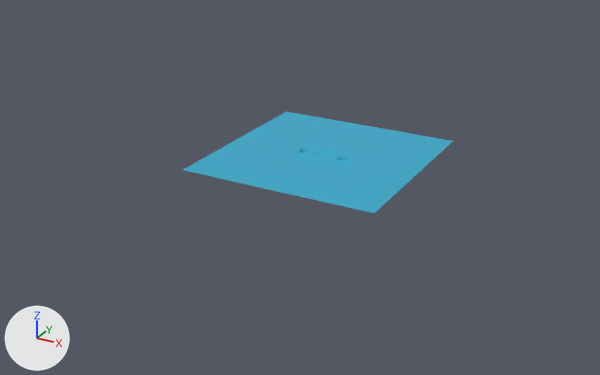
Before and after pictures for a commit that changed the FBX model Assets/Models/Interface/interface-base-2.fbx.
Rendered twice from a 50 mm lens placed at (5.28, -10.33, 4.55), pointed at (-0.22, -0.33, -0.45). The lights are fixed; the arrows at lower left show +X, +Y and +Z. Where no turn or scale is listed for an object, it has been applied to the vertices.

Script lines for the objects in view, before the commit:
```python
me_cube_003 = bpy.data.meshes.new('Cube.003')
me_cube_003.from_pydata(...)  # 556 vertices, 471 faces; spans x -1.5..1.5, y -1.5..1.5, z -0.06..0.0
me_cube_003.materials.append(mat_base)
ob_base_dip = bpy.data.objects.new('Base-dip', me_cube_003)
ob_base_dip.location = (0.0, 0.0, 0.0)
```
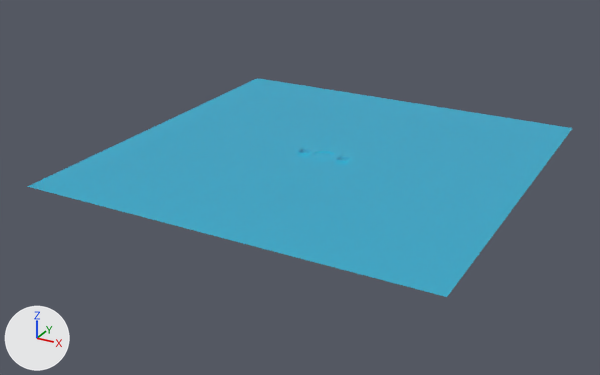
Location of each change, (x1, y1, x2, y2) in pixels of the pictures (600 x 375 px):
'Base-dip', reshaped (102% wider, 116% taller): before (183, 112, 453, 213); after (27, 78, 573, 297)

Diff of the bpy script that builds the scene:
```diff
--- a/Assets/Models/Interface/interface-base-2.fbx.py
+++ b/Assets/Models/Interface/interface-base-2.fbx.py
@@ me_cube_003 @@
 # used by ob_base_dip; location = (0.0, 0.0, 0.0)
-me_cube_003.from_pydata(...)  # 556 vertices, 471 faces; spans x -1.5..1.5, y -1.5..1.5, z -0.06..0.0
+me_cube_003.from_pydata(...)  # 604 vertices, 519 faces; spans x -3.0..3.0, y -3.0..3.0, z -0.06..0.0
+# me_cube_003 part 1
+# 10 vertices are removed from x -1.5..1.5, y -1.5..1.5, z 0.0
+# 58 faces are deleted
+# 58 vertices are added at x -3.0..3.0, y -3.0..3.0, z 0.0
+# 106 new faces join them
 me_cube_003.materials.append(mat_base)
```
